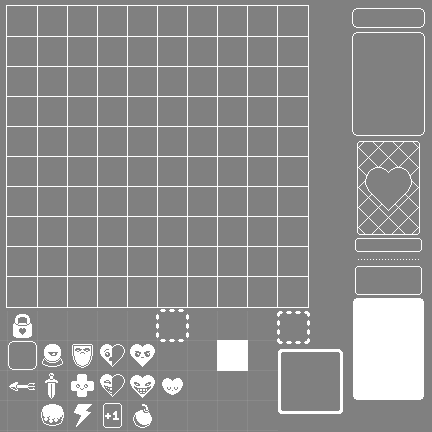
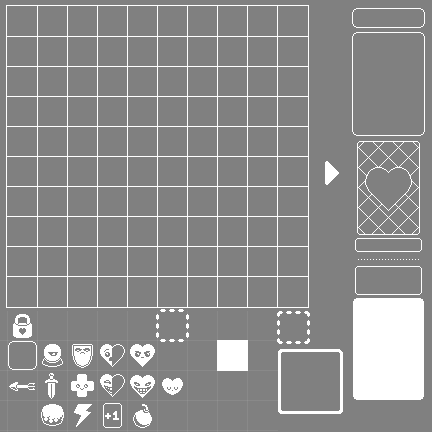
Layer changes from the first 432 x 432 image to the second:
added layer "arrow_button" above "arrow" over (x1=325, y1=161, x2=339, y2=185)
